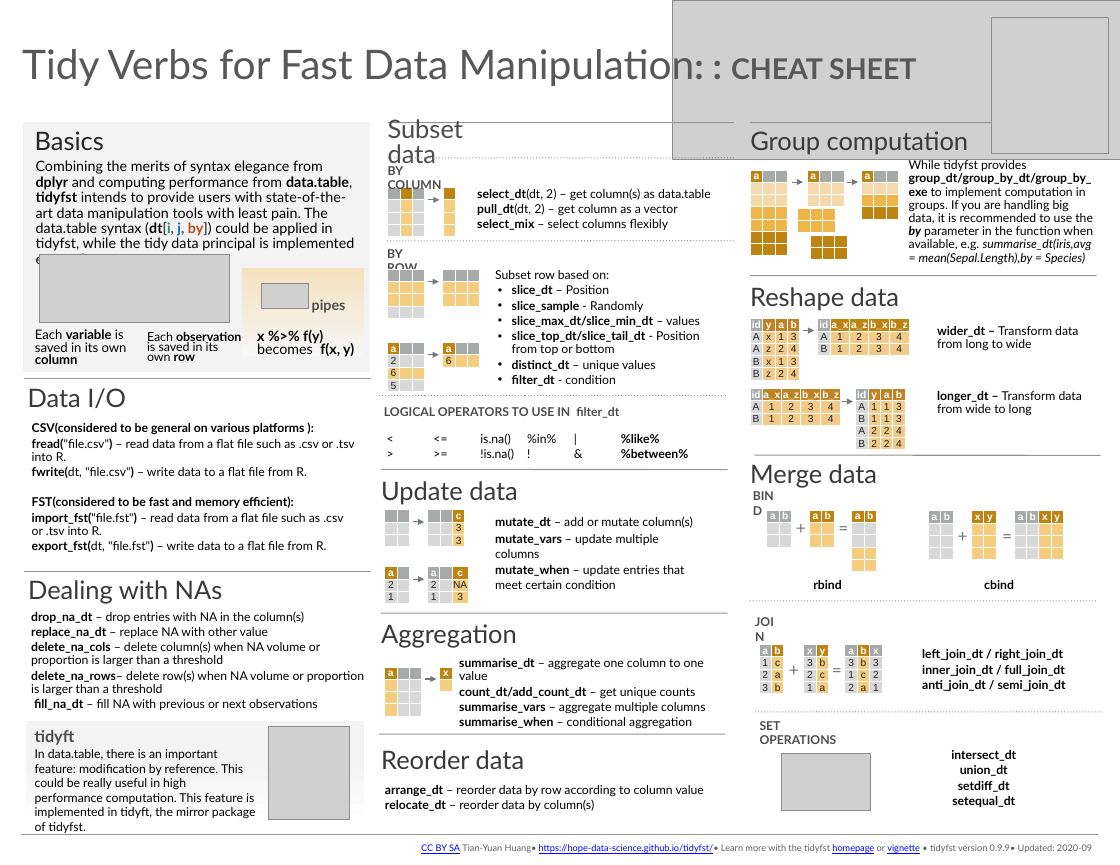
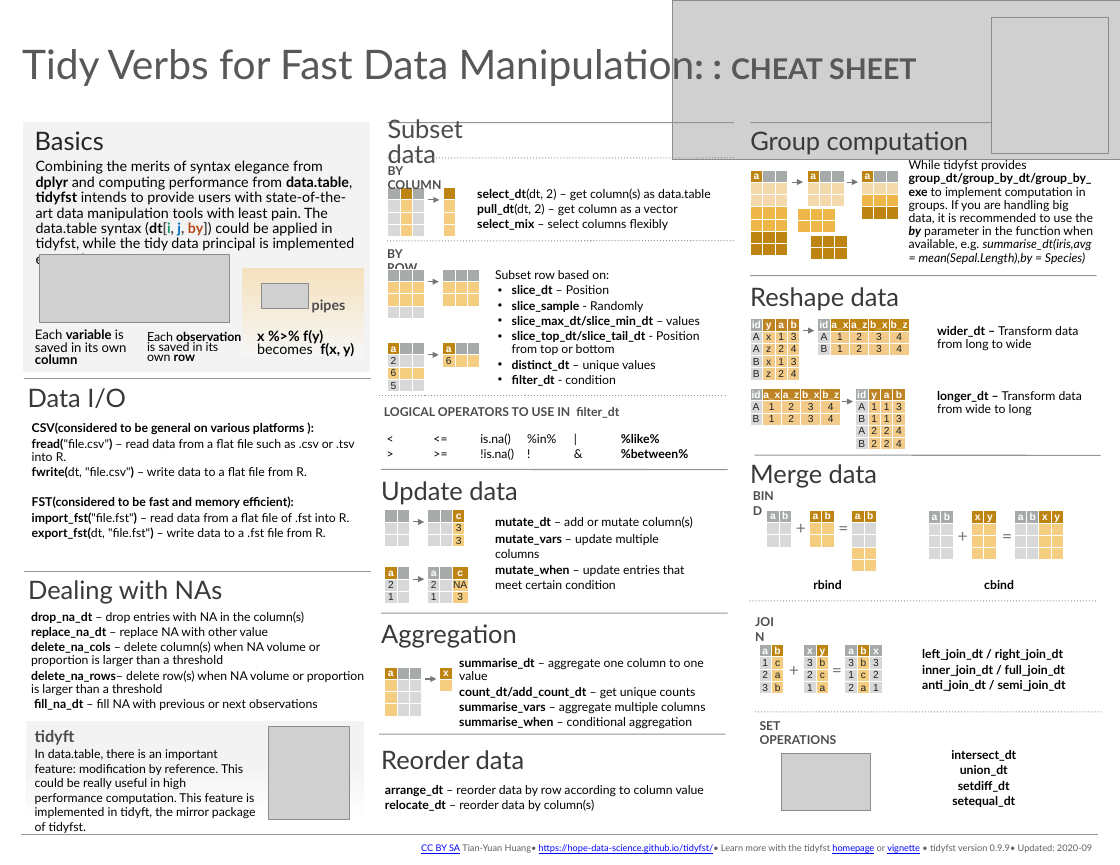
Before and after one commit to hope-data-science/tidyfst, a slide deck: slide 1 of docs/tidyfst_cheatsheet.pptx. Drawn at 1120x865 pixels with LibreOffice and Linux fonts; fonts in the diff are those of the drawing; grey boxes stand for pictures. Boxes give left, top, right and bottom in pixels: in the first picture for what was removed or moved away, otherwise in the second. Text is boxed around its words. In the diff, an @@ line names an element or a change of style, - is before the commit and + after.

```diff
--- a/docs/tidyfst_cheatsheet.pptx
+++ b/docs/tidyfst_cheatsheet.pptx
@@ text at (x1=32, y1=512, x2=350, y2=539): text changed @@
-  import_fst("file.fst") – read data from a flat file such as .csv or .tsv into R.
-  export_fst(dt, "file.fst") – write data to a flat file from R.
+  import_fst("file.fst") – read data from a flat file of .fst into R.
+  export_fst(dt, "file.fst") – write data to a .fst file from R.
```
Also in this commit, not shown: 2 other files.
